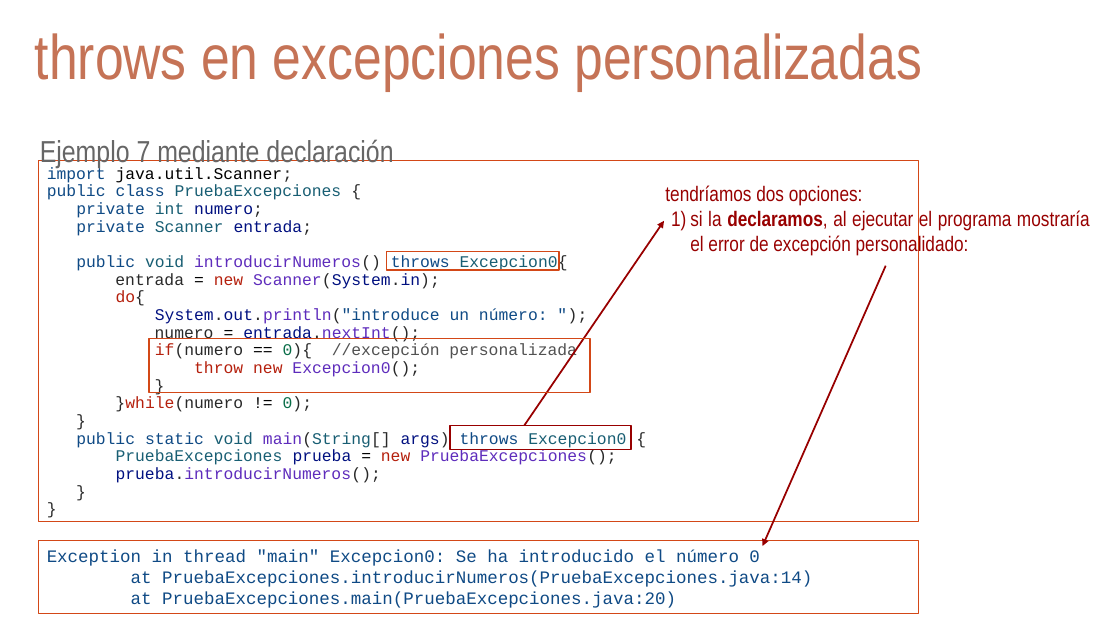
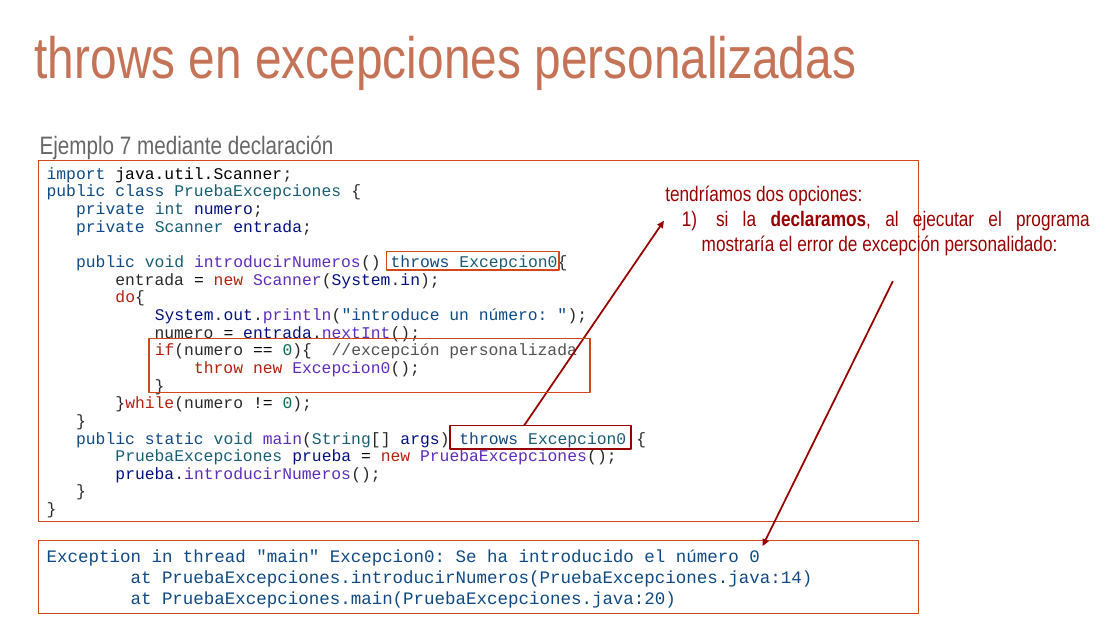
Before and after one commit to arturoblasco/PROG23, a slide deck: slide 20 of UD03/ud03_excepciones.pptx. Drawn at 1120x630 pixels with LibreOffice and Linux fonts; fonts in the diff are those of the drawing; background and template pictures are left out. Boxes give left, top, right and bottom in pixels: in the first picture for what was removed or moved away, otherwise in the second. Text is boxed around its words. In the diff, an @@ line names an element or a change of style, - is before the commit and + after.

```diff
--- a/UD03/ud03_excepciones.pptx
+++ b/UD03/ud03_excepciones.pptx
@@ title "throws en excepciones personalizadas" at (x1=35, y1=35, x2=856, y2=89): size 54 to 50 pt @@
@@ text "Ejemplo 7 mediante declaración" at (x1=40, y1=135, x2=334, y2=159): size 26 to 21.6 pt @@
@@ text "import java.util.Scanner;" at (x1=39, y1=161, x2=919, y2=522): outline #D34817 0.75 pt to #D34817 0.74 pt @@
@@ text "tendríamos dos opciones:" at (x1=665, y1=185, x2=1090, y2=256): indent changed @@
@@ arrow removed from (524, 426) to (665, 221) @@
@@ freeform shape added at (x1=524, y1=221, x2=664, y2=426), outline #980000 1.5 pt @@
@@ arrow removed from (886, 266) to (763, 546) @@
@@ freeform shape added at (x1=763, y1=281, x2=893, y2=546), outline #980000 1.5 pt @@
@@ text "Exception in thread "main" Excepcion0: ..." at (x1=39, y1=540, x2=919, y2=613): outline #D34817 0.75 pt to #D34817 0.74 pt @@
```
Also in this commit, not shown: 18 other slides changed, 2 other files.
